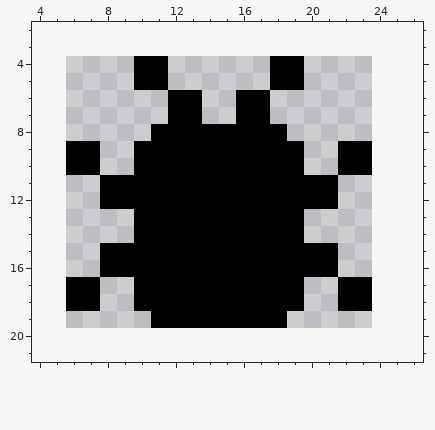
One commit to this pixel-art file: ProgrammingMiniGame/Sprite-0001.aseprite. Above is the file before it was changed.
18x16 pixels, 1 frame. Shown: x 4..26, y 2..21. The old version is drawn lined up with the new one, on the new canvas.
And afterwards:
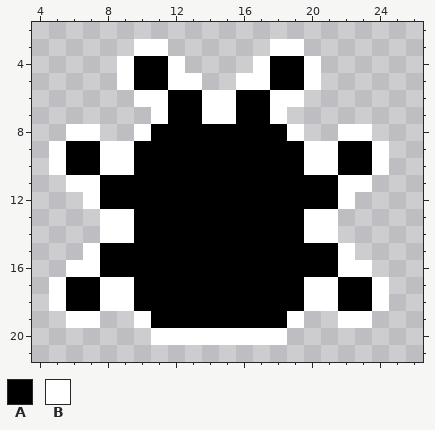
Palette (. is transparent): A #000000  B #ffffff
What changed:
canvas 18x16 -> 29x24, the old top-left corner now at 6,4
@@ x 4..26 @@
  2 .......................
- 3 .......................
- 4 ......AA......AA.......
- 5 ......AA......AA.......
- 6 ........AA..AA.........
- 7 ........AA..AA.........
- 8 .......AAAAAAAA........
- 9 ..AA..AAAAAAAAAA..AA...
-10 ..AA..AAAAAAAAAA..AA...
-11 ....AAAAAAAAAAAAAA.....
-12 ....AAAAAAAAAAAAAA.....
-13 ......AAAAAAAAAA.......
-14 ......AAAAAAAAAA.......
-15 ....AAAAAAAAAAAAAA.....
-16 ....AAAAAAAAAAAAAA.....
-17 ..AA..AAAAAAAAAA..AA...
-18 ..AA..AAAAAAAAAA..AA...
-19 .......AAAAAAAA........
-20 .......................
+ 3 ......BB......BB.......
+ 4 .....BAAB....BAAB......
+ 5 .....BAABB..BBAAB......
+ 6 ......BBAABBAABB.......
+ 7 .......BAABBAAB........
+ 8 ..BB..BAAAAAAAAB..BB...
+ 9 .BAABBAAAAAAAAAABBAAB..
+10 .BAABBAAAAAAAAAABBAAB..
+11 ..BBAAAAAAAAAAAAAABB...
+12 ...BAAAAAAAAAAAAAAB....
+13 ....BBAAAAAAAAAABB.....
+14 ....BBAAAAAAAAAABB.....
+15 ...BAAAAAAAAAAAAAAB....
+16 ..BBAAAAAAAAAAAAAABB...
+17 .BAABBAAAAAAAAAABBAAB..
+18 .BAABBAAAAAAAAAABBAAB..
+19 ..BB..BAAAAAAAAB..BB...
+20 .......BBBBBBBB........
 21 .......................
